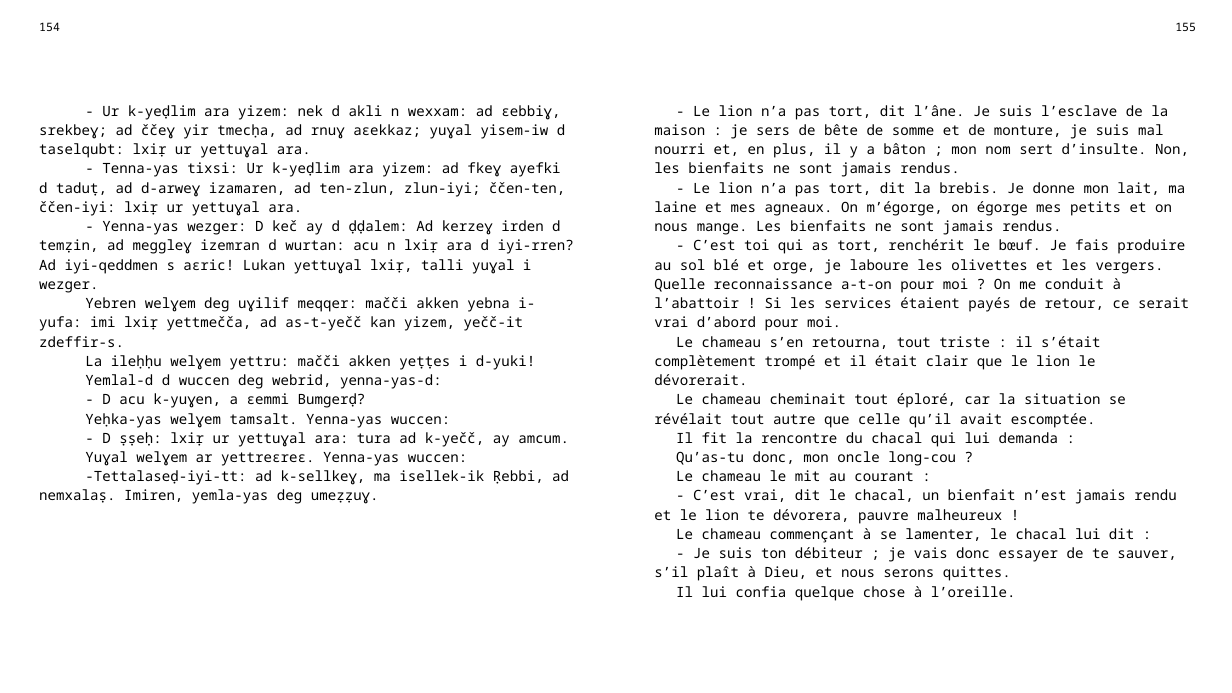
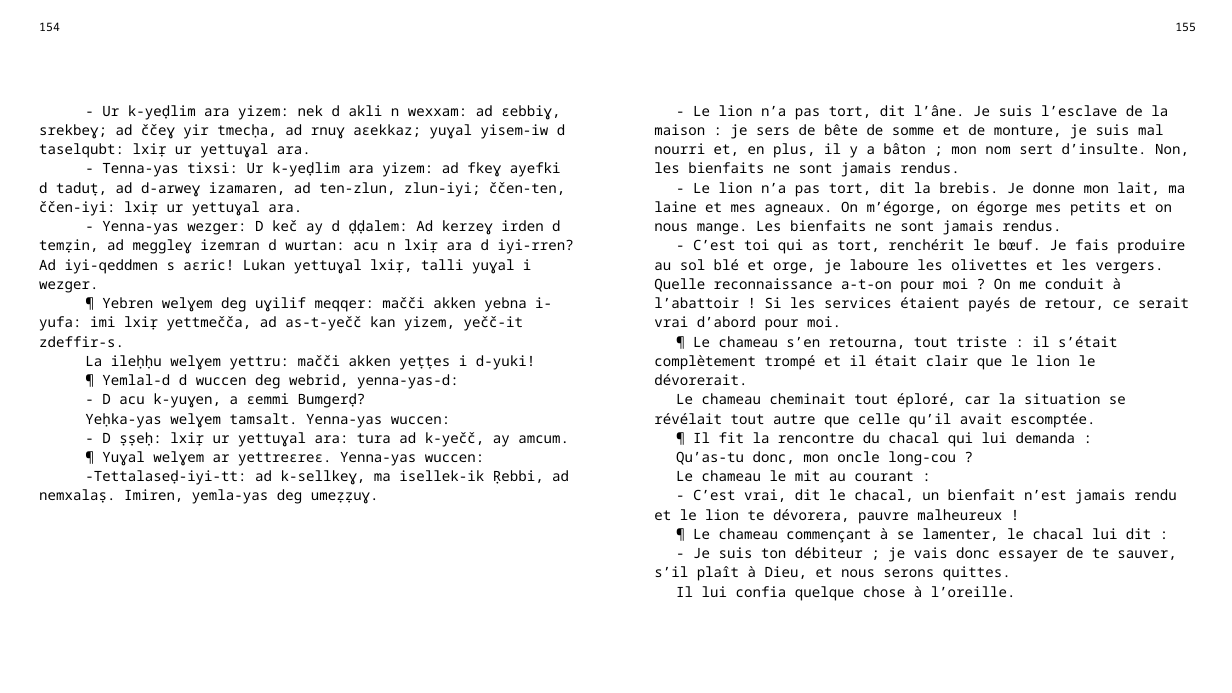
Before and after one commit to sferhah/tamacahut_n_wuccen, a slide deck: slide 73 of Uccen.ConsoleApp/uccen.pptx. Drawn at 1232x693 pixels with LibreOffice and Linux fonts; fonts in the diff are those of the drawing. Boxes give left, top, right and bottom in pixels: in the first picture for what was removed or moved away, otherwise in the second. Text is boxed around its words. In the diff, an @@ line names an element or a change of style, - is before the commit and + after.

```diff
--- a/Uccen.ConsoleApp/uccen.pptx
+++ b/Uccen.ConsoleApp/uccen.pptx
@@ table at (x1=30, y1=15, x2=1205, y2=668) @@
-row 3, column 1: - Ur k-yeḍlim ara yizem: nek d akli n wexxam: ad ɛebbiɣ, srekbeɣ; ad ččeɣ yir tmecḥa, ad rnuɣ aɛekkaz; yuɣal yisem-iw d taselqubt: lxiṛ ur yettuɣal ara. / - Tenna-yas tixsi: Ur k-yeḍlim ara yizem: ad fkeɣ ayefki d taduṭ, ad d-arweɣ izamaren, ad ten-zlun, zlun-iyi; ččen-ten, ččen-iyi: lxiṛ ur yettuɣal ara. / - Yenna-yas wezger: D keč ay d ḍḍalem: Ad kerzeɣ irden d temẓin, ad meggleɣ izemran d wurtan: acu n lxiṛ ara d iyi-rren? Ad iyi-qeddmen s aɛric! Lukan yettuɣal lxiṛ, talli yuɣal i wezger. / Yebren welɣem deg uɣilif meqqer: mačči akken yebna i-yufa: imi lxiṛ yettmečča, ad as-t-yečč kan yizem, yečč-it zdeffir-s. / La ileḥḥu welɣem yettru: mačči akken yeṭṭes i d-yuki! / Yemlal-d d wuccen deg webrid, yenna-yas-d: / - D acu k-yuɣen, a ɛemmi Bumgerḍ? / Yeḥka-yas welɣem tamsalt. Yenna-yas wuccen: / - D ṣṣeḥ: lxiṛ ur yettuɣal ara: tura ad k-yečč, ay amcum. / Yuɣal welɣem ar yettreɛreɛ. Yenna-yas wuccen: / -Tettalaseḍ-iyi-tt: ad k-sellkeɣ, ma isellek-ik Ṛebbi, ad nemxalaṣ. Imiren, yemla-yas deg umeẓẓuɣ.
+row 3, column 1: - Ur k-yeḍlim ara yizem: nek d akli n wexxam: ad ɛebbiɣ, srekbeɣ; ad ččeɣ yir tmecḥa, ad rnuɣ aɛekkaz; yuɣal yisem-iw d taselqubt: lxiṛ ur yettuɣal ara. / - Tenna-yas tixsi: Ur k-yeḍlim ara yizem: ad fkeɣ ayefki d taduṭ, ad d-arweɣ izamaren, ad ten-zlun, zlun-iyi; ččen-ten, ččen-iyi: lxiṛ ur yettuɣal ara. / - Yenna-yas wezger: D keč ay d ḍḍalem: Ad kerzeɣ irden d temẓin, ad meggleɣ izemran d wurtan: acu n lxiṛ ara d iyi-rren? Ad iyi-qeddmen s aɛric! Lukan yettuɣal lxiṛ, talli yuɣal i wezger. / ¶ Yebren welɣem deg uɣilif meqqer: mačči akken yebna i-yufa: imi lxiṛ yettmečča, ad as-t-yečč kan yizem, yečč-it zdeffir-s. / La ileḥḥu welɣem yettru: mačči akken yeṭṭes i d-yuki! / ¶ Yemlal-d d wuccen deg webrid, yenna-yas-d: / - D acu k-yuɣen, a ɛemmi Bumgerḍ? / Yeḥka-yas welɣem tamsalt. Yenna-yas wuccen: / - D ṣṣeḥ: lxiṛ ur yettuɣal ara: tura ad k-yečč, ay amcum. / ¶ Yuɣal welɣem ar yettreɛreɛ. Yenna-yas wuccen: / -Tettalaseḍ-iyi-tt: ad k-sellkeɣ, ma isellek-ik Ṛebbi, ad nemxalaṣ. Imiren, yemla-yas deg umeẓẓuɣ.
-row 3, column 3: - Le lion n’a pas tort, dit l’âne. Je suis l’esclave de la maison : je sers de bête de somme et de monture, je suis mal nourri et, en plus, il y a bâton ; mon nom sert d’insulte. Non, les bienfaits ne sont jamais rendus. / - Le lion n’a pas tort, dit la brebis. Je donne mon lait, ma laine et mes agneaux. On m’égorge, on égorge mes petits et on nous mange. Les bienfaits ne sont jamais rendus. / - C’est toi qui as tort, renchérit le bœuf. Je fais produire au sol blé et orge, je laboure les olivettes et les vergers. Quelle reconnaissance a-t-on pour moi ? On me conduit à l’abattoir ! Si les services étaient payés de retour, ce serait vrai d’abord pour moi. / Le chameau s’en retourna, tout triste : il s’était complètement trompé et il était clair que le lion le dévorerait. / Le chameau cheminait tout éploré, car la situation se révélait tout autre que celle qu’il avait escomptée. / Il fit la rencontre du chacal qui lui demanda : / Qu’as-tu donc, mon oncle long-cou ? / Le chameau le mit au courant : / - C’est vrai, dit le chacal, un bienfait n’est jamais rendu et le lion te dévorera, pauvre malheureux ! / Le chameau commençant à se lamenter, le chacal lui dit : / - Je suis ton débiteur ; je vais donc essayer de te sauver, s’il plaît à Dieu, et nous serons quittes. / Il lui confia quelque chose à l’oreille.
+row 3, column 3: - Le lion n’a pas tort, dit l’âne. Je suis l’esclave de la maison : je sers de bête de somme et de monture, je suis mal nourri et, en plus, il y a bâton ; mon nom sert d’insulte. Non, les bienfaits ne sont jamais rendus. / - Le lion n’a pas tort, dit la brebis. Je donne mon lait, ma laine et mes agneaux. On m’égorge, on égorge mes petits et on nous mange. Les bienfaits ne sont jamais rendus. / - C’est toi qui as tort, renchérit le bœuf. Je fais produire au sol blé et orge, je laboure les olivettes et les vergers. Quelle reconnaissance a-t-on pour moi ? On me conduit à l’abattoir ! Si les services étaient payés de retour, ce serait vrai d’abord pour moi. / ¶ Le chameau s’en retourna, tout triste : il s’était complètement trompé et il était clair que le lion le dévorerait. / Le chameau cheminait tout éploré, car la situation se révélait tout autre que celle qu’il avait escomptée. / ¶ Il fit la rencontre du chacal qui lui demanda : / Qu’as-tu donc, mon oncle long-cou ? / Le chameau le mit au courant : / - C’est vrai, dit le chacal, un bienfait n’est jamais rendu et le lion te dévorera, pauvre malheureux ! / ¶ Le chameau commençant à se lamenter, le chacal lui dit : / - Je suis ton débiteur ; je vais donc essayer de te sauver, s’il plaît à Dieu, et nous serons quittes. / Il lui confia quelque chose à l’oreille.
```
Also in this commit, not shown: 4 other slides changed, 1 slide added, 2 other files.
